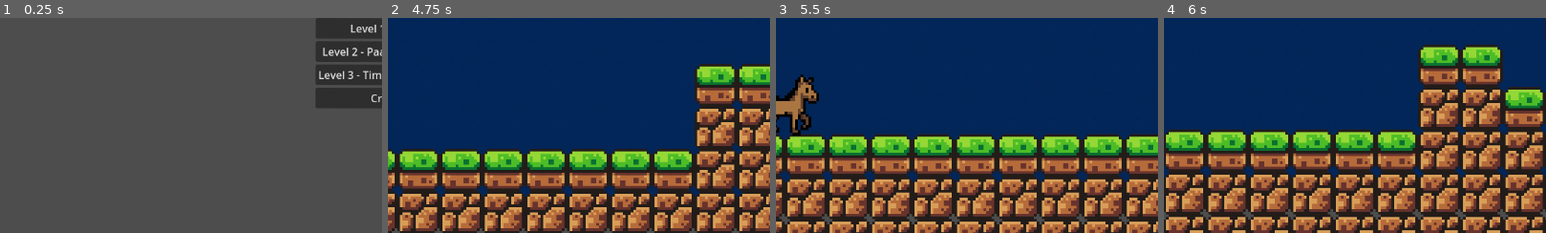
Above: before the commit, frames 1-4 (left to right).
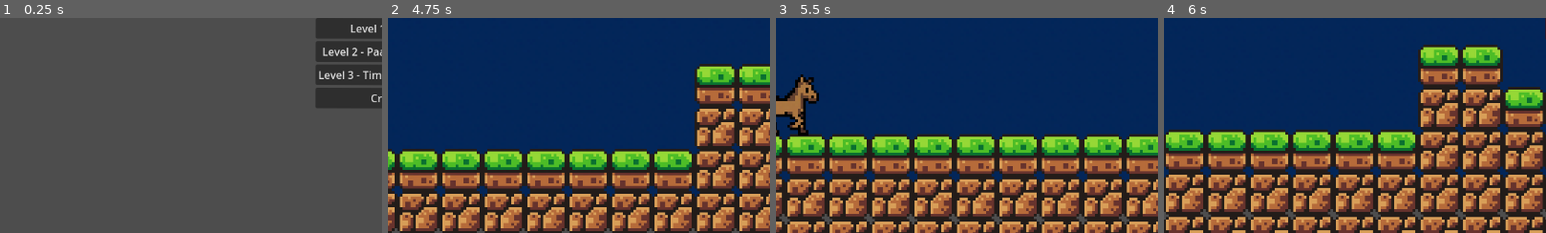
Above: after the commit, the same moments.

Repository: quintonweenink/knight-punch
Game: Godot game, scene res://scenes/menu.tscn
Same seed, same stepped clock (60 frames per second), same inputs: the game is played once before the commit and once after it.
Inputs:
- Up to frame 1 (0.25 s): no input
- Up to frame 2 (4.75 s): click "Level 1 - Boxen" at 0.5 s; hold D (move_right) 1.28-2.78 s; tap Space (attack) every 0.75 s from 1.35 to 4.35 s; tap W (jump) at 1.52, 2.27, 3.77, 4.52 s; hold A (move_left) from 2.78 s (still down)
- Up to frame 3 (5.5 s): release A (move_left) at 5.03 s; hold D (move_right) from 5.03 s (still down); tap Space (attack) at 5.1 s; tap W (jump) at 5.27 s
- Up to frame 4 (6 s): keep holding D (move_right); tap Space (attack) at 5.85 s
The pictures show only the part of the screen within x 0-50%, y 50-100%; the shares and areas given below are measured in that part.

Frames 1-2 are identical in both runs. In frame 3, 0.5% of the frame differs, in the area x 0-10%, y 32-55%; in frame 4, nothing differs.

Commit message:
Added horse annimation

Diff:
--- a/scenes/horse.tscn
+++ b/scenes/horse.tscn
@@ -1,17 +1,24 @@
-[gd_scene load_steps=6 format=3 uid="uid://x64gn8m01qnx"]
+[gd_scene load_steps=7 format=3 uid="uid://x64gn8m01qnx"]
 
 [ext_resource type="Script" uid="uid://cgf71pwaykvga" path="res://scripts/horse.gd" id="1_lpili"]
 [ext_resource type="Texture2D" uid="uid://b7fs2boectiji" path="res://assets/sprites/hourse-sprite-sheet.png" id="2_42vyf"]
 
-[sub_resource type="AtlasTexture" id="AtlasTexture_5mwg8"]
+[sub_resource type="AtlasTexture" id="AtlasTexture_lpili"]
 atlas = ExtResource("2_42vyf")
 region = Rect2(31, 0, 31, 31)
+
+[sub_resource type="AtlasTexture" id="AtlasTexture_42vyf"]
+atlas = ExtResource("2_42vyf")
+region = Rect2(62, 0, 31, 31)
 
 [sub_resource type="SpriteFrames" id="SpriteFrames_v5wyi"]
 animations = [{
 "frames": [{
 "duration": 1.0,
-"texture": SubResource("AtlasTexture_5mwg8")
+"texture": SubResource("AtlasTexture_lpili")
+}, {
+"duration": 1.0,
+"texture": SubResource("AtlasTexture_42vyf")
 }],
 "loop": true,
 "name": &"default",
@@ -29,6 +36,7 @@
 [node name="AnimatedSprite2D" type="AnimatedSprite2D" parent="."]
 sprite_frames = SubResource("SpriteFrames_v5wyi")
 autoplay = "default"
+frame_progress = 0.873475
 
 [node name="CollisionShape2D" type="CollisionShape2D" parent="."]
 position = Vector2(0, 6)
Binary file changed: assets/sprites/hourse-sprite-sheet.png
